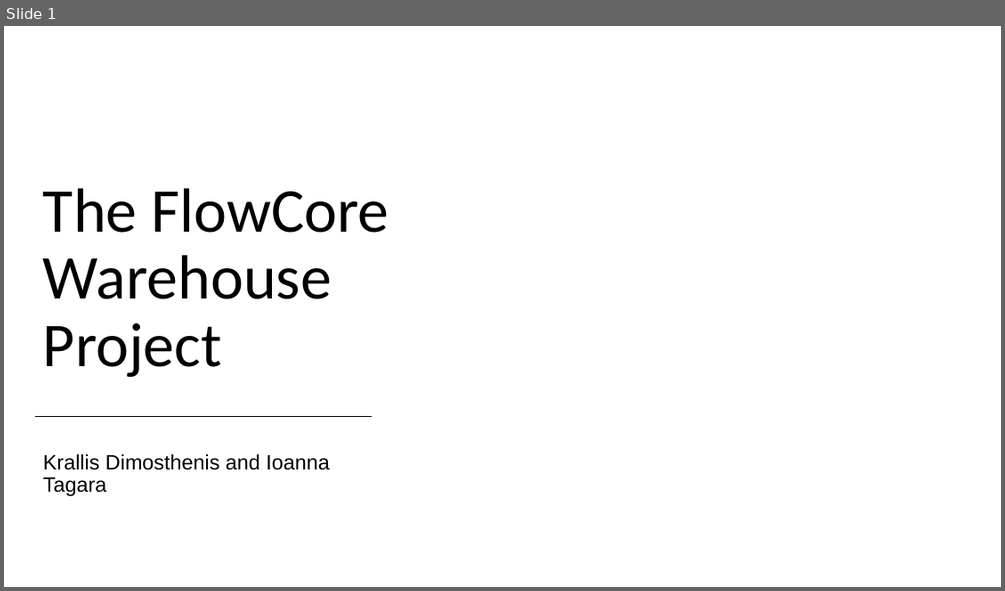
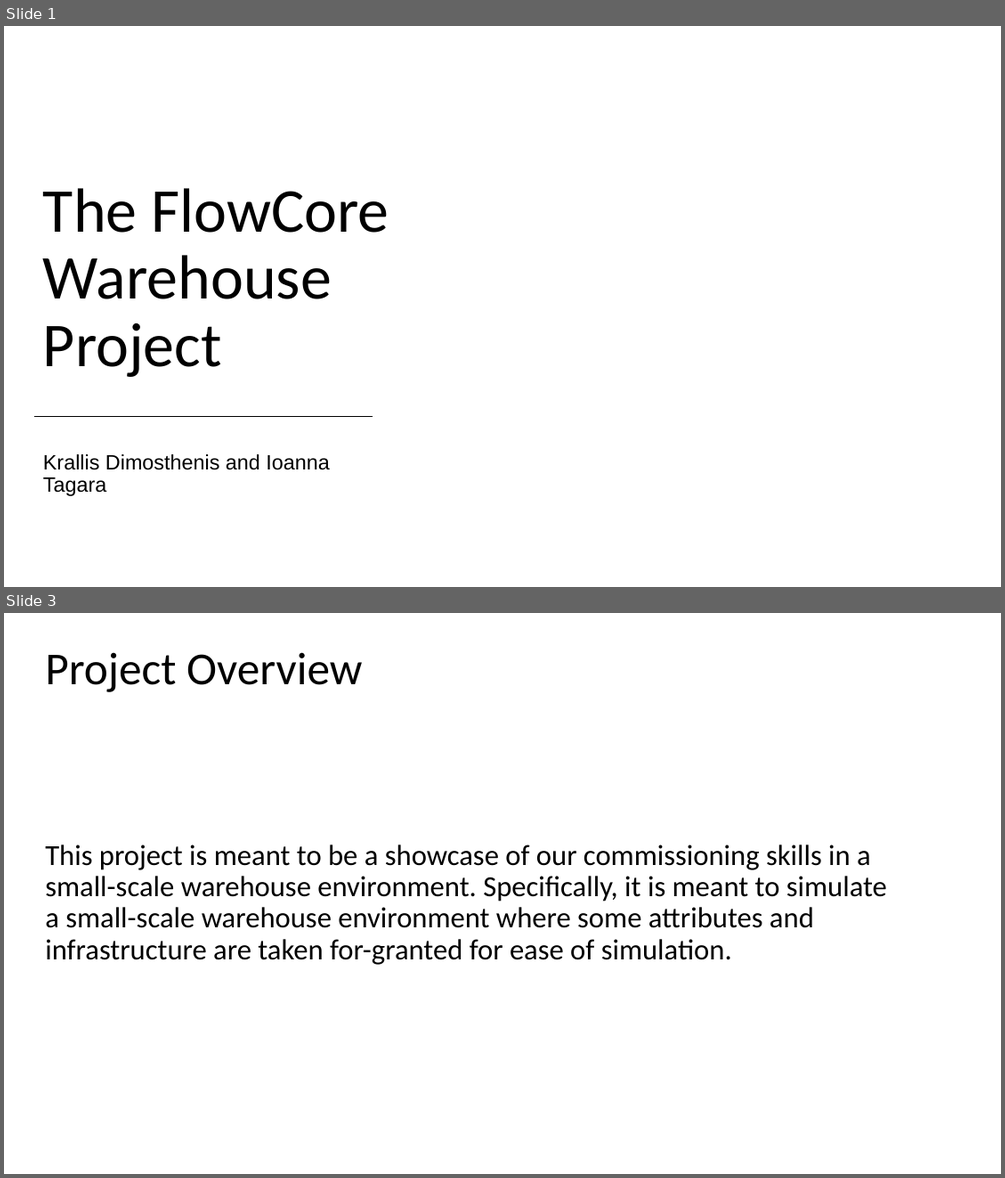
Before and after one commit to wallmenis/exercise, a slide deck: presentation/Presentation.pptx. Shown one above the other, each under a label of ours: slide 1 before the commit, slides 1 and 3 after it; the slides between them are not shown. The pictures are 1005x591 and 1005x1178 pixels, drawn with LibreOffice and Linux fonts; fonts in the diff are those of the drawing; background and template pictures are left out. Boxes give left, top, right and bottom in pixels: in the first picture for what was removed or moved away, otherwise in the second. Text is boxed around its words. In the diff, an @@ line names an element or a change of style, - is before the commit and + after.

```diff
--- a/presentation/Presentation.pptx
+++ b/presentation/Presentation.pptx
@@ slide 3 added at box(4, 613, 1001, 1174), background picture (left out) @@
@@ title added at box(45, 652, 362, 692), 44 pt, text #000000 @@
+Project Overview
@@ subtitle added at box(45, 844, 887, 965), 28 pt, text #000000 @@
+This project is meant to be a showcase of our commissioning skills in a small-scale warehouse environment. Specifically, it is meant to simulate a small-scale warehouse environment where some attributes and infrastructure are taken for-granted for ease of simulation.
```
Also in this commit, not shown: 6 other slides changed, 5 other slides added, 6 slides removed, 3 other files.
